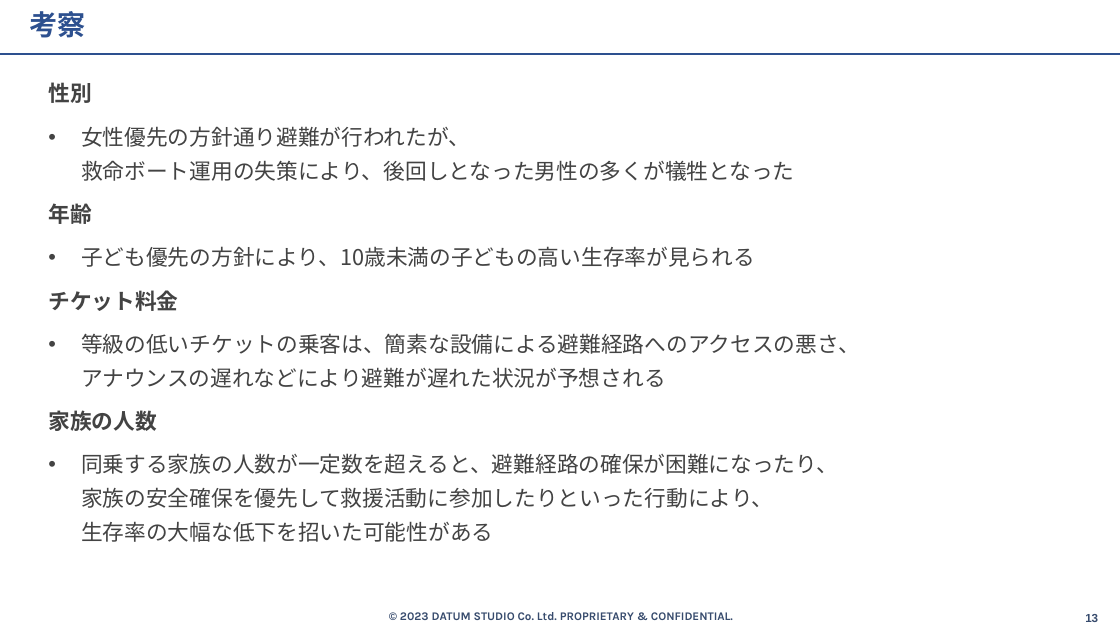
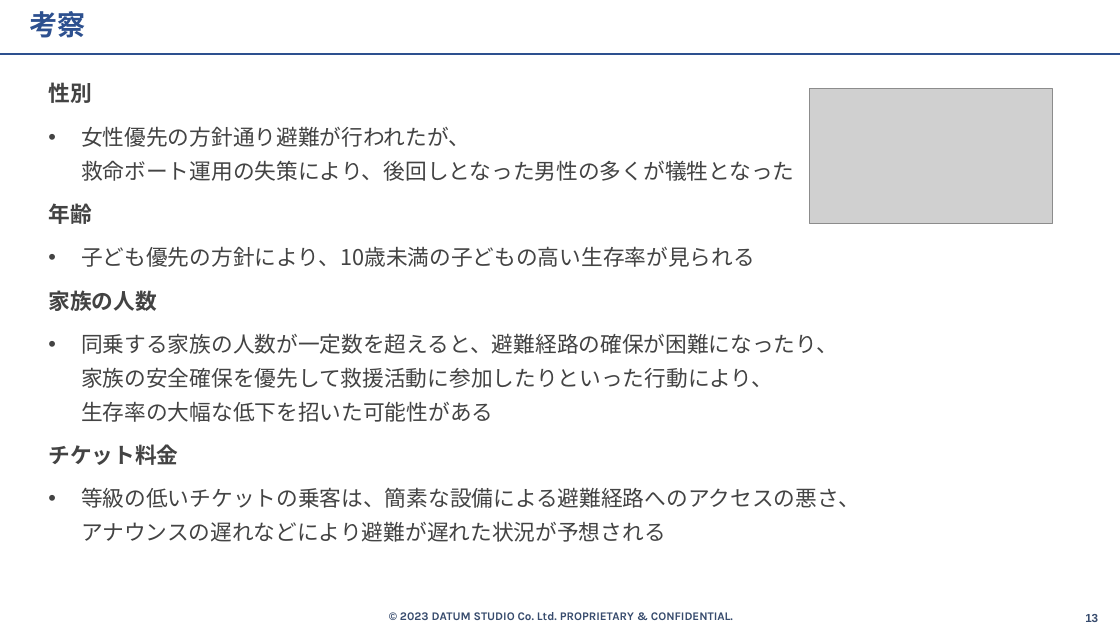
Before and after one commit to beuxor/ensyu_integrated, a slide deck: slide 13 of slides/NOBUSUE_Ryuku_Titanic.pptx. Drawn at 1120x630 pixels with LibreOffice and Linux fonts; fonts in the diff are those of the drawing; grey boxes stand for pictures. Boxes give left, top, right and bottom in pixels: in the first picture for what was removed or moved away, otherwise in the second. Text is boxed around its words. In the diff, an @@ line names an element or a change of style, - is before the commit and + after.

```diff
--- a/slides/NOBUSUE_Ryuku_Titanic.pptx
+++ b/slides/NOBUSUE_Ryuku_Titanic.pptx
@@ picture added at <box>810,89,1053,223</box> @@
@@ text at <box>48,290,838,422</box>: paragraphs added @@
+家族の人数
+• 同乗する家族の人数が一定数を超えると、避難経路の確保が困難になったり、
+  家族の安全確保を優先して救援活動に参加したりといった行動により、
+  生存率の大幅な低下を招いた可能性がある
@@ text at <box>48,410,838,542</box>: paragraphs removed @@
-家族の人数
-• 同乗する家族の人数が一定数を超えると、避難経路の確保が困難になったり、
-  家族の安全確保を優先して救援活動に参加したりといった行動により、
-  生存率の大幅な低下を招いた可能性がある
```
Also in this commit, not shown: 11 other slides changed, 8 slides added, 6 other files.
